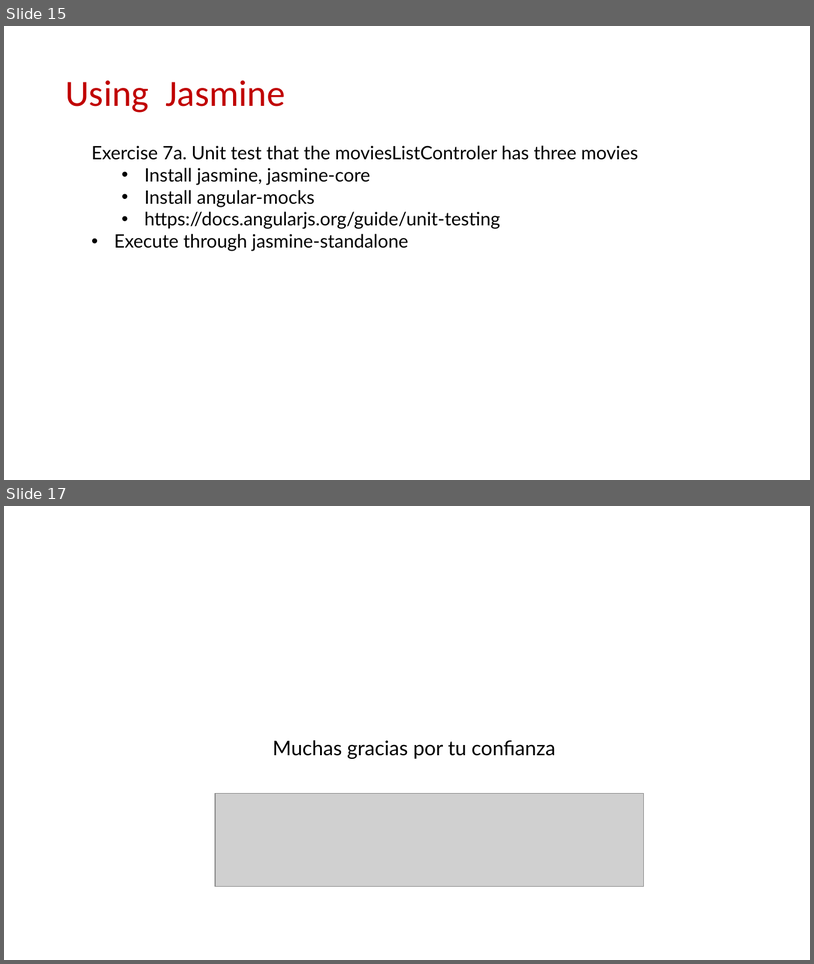
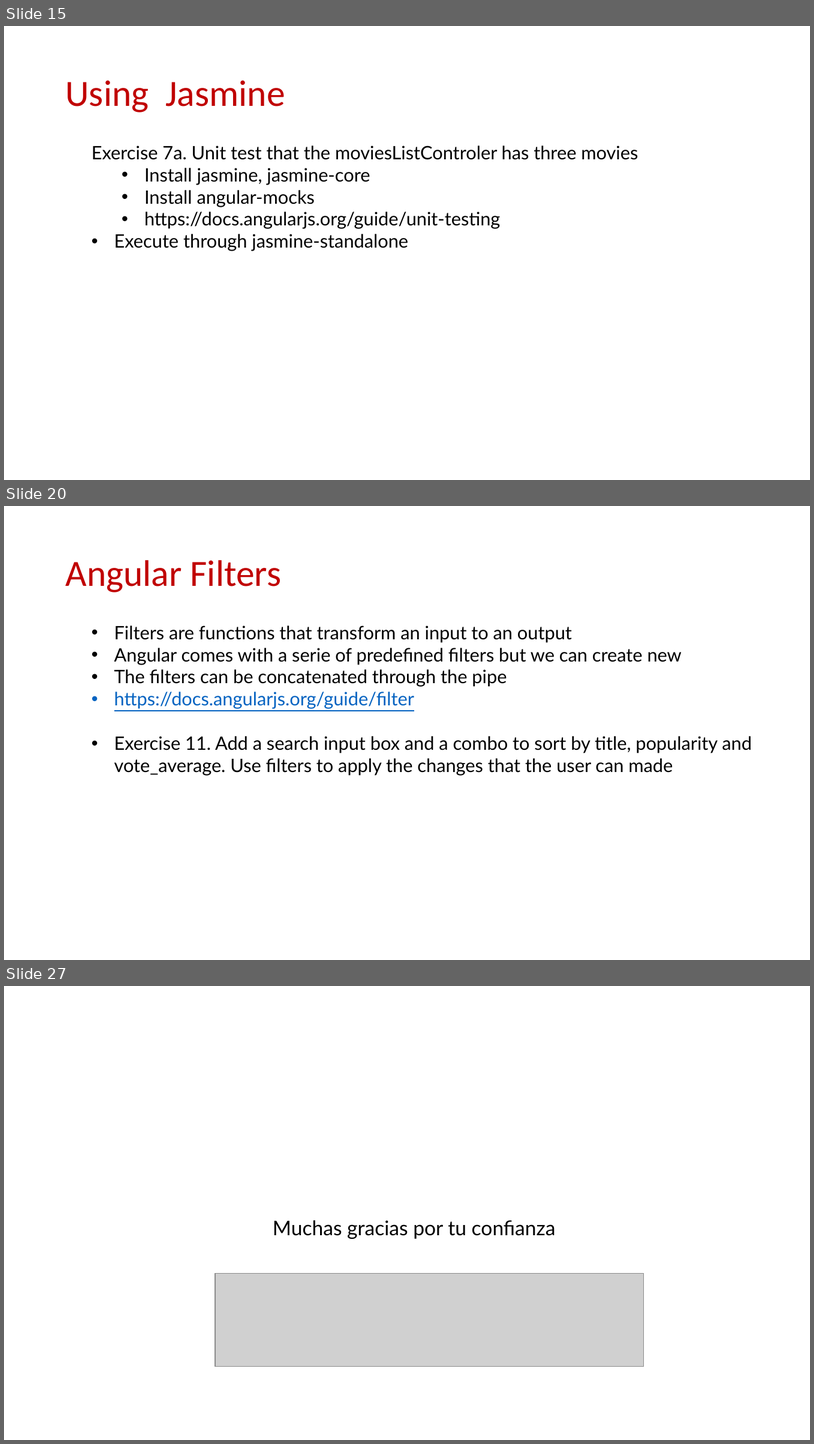
Before and after one commit to Robert-Freire/movie-browser, a slide deck: resume.pptx. Shown one above the other, each under a label of ours: slides 15 and 17 before the commit, slides 15, 20 and 27 after it; the slides between them are not shown. The pictures are 814x964 and 814x1444 pixels, drawn with LibreOffice and Linux fonts; fonts in the diff are those of the drawing; grey boxes stand for pictures; background and template pictures are left out. Boxes give left, top, right and bottom in pixels: in the first picture for what was removed or moved away, otherwise in the second. Text is boxed around its words. In the diff, an @@ line names an element or a change of style, - is before the commit and + after.

```diff
--- a/resume.pptx
+++ b/resume.pptx
@@ slide 20 added at [4, 506, 810, 960], background #FFFFFF @@
@@ title added at [65, 560, 282, 592], 44 pt, text #C00000 @@
+Angular Filters
@@ text added at [114, 625, 752, 775], 22 pt, text #000000 @@
+• Filters are functions that transform an input to an output
+• Angular comes with a serie of predefined filters but we can create new
+• The filters can be concatenated through the pipe
+• https://docs.angularjs.org/guide/filter
+• Exercise 11. Add a search input box and a combo to sort by title, popularity and vote_average. Use filters to apply the changes that the user can made
@@ what was slide 17 is now slide 27 @@
```
Also in this commit, not shown: 1 slide changed, 9 other slides added, 1 other file.
